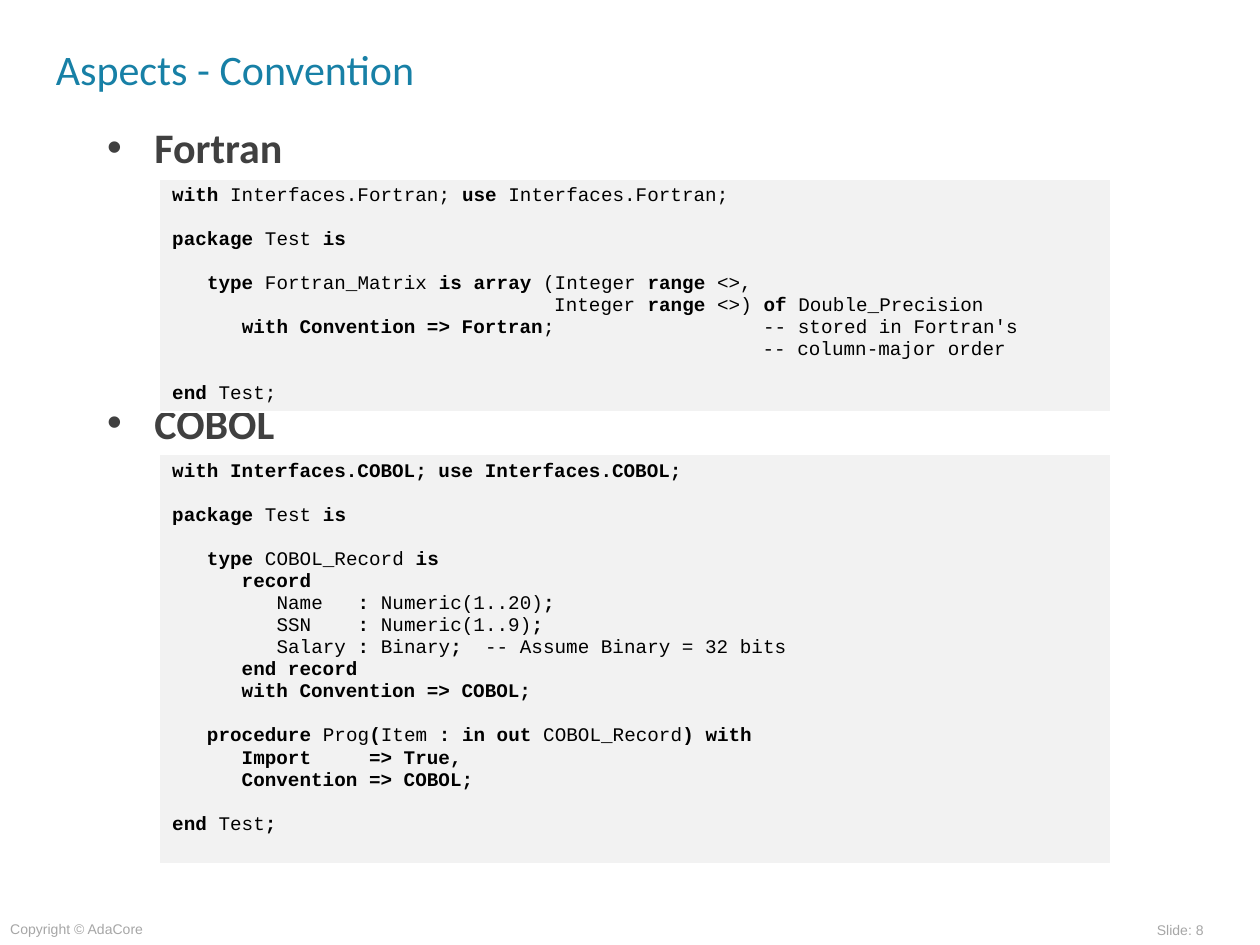
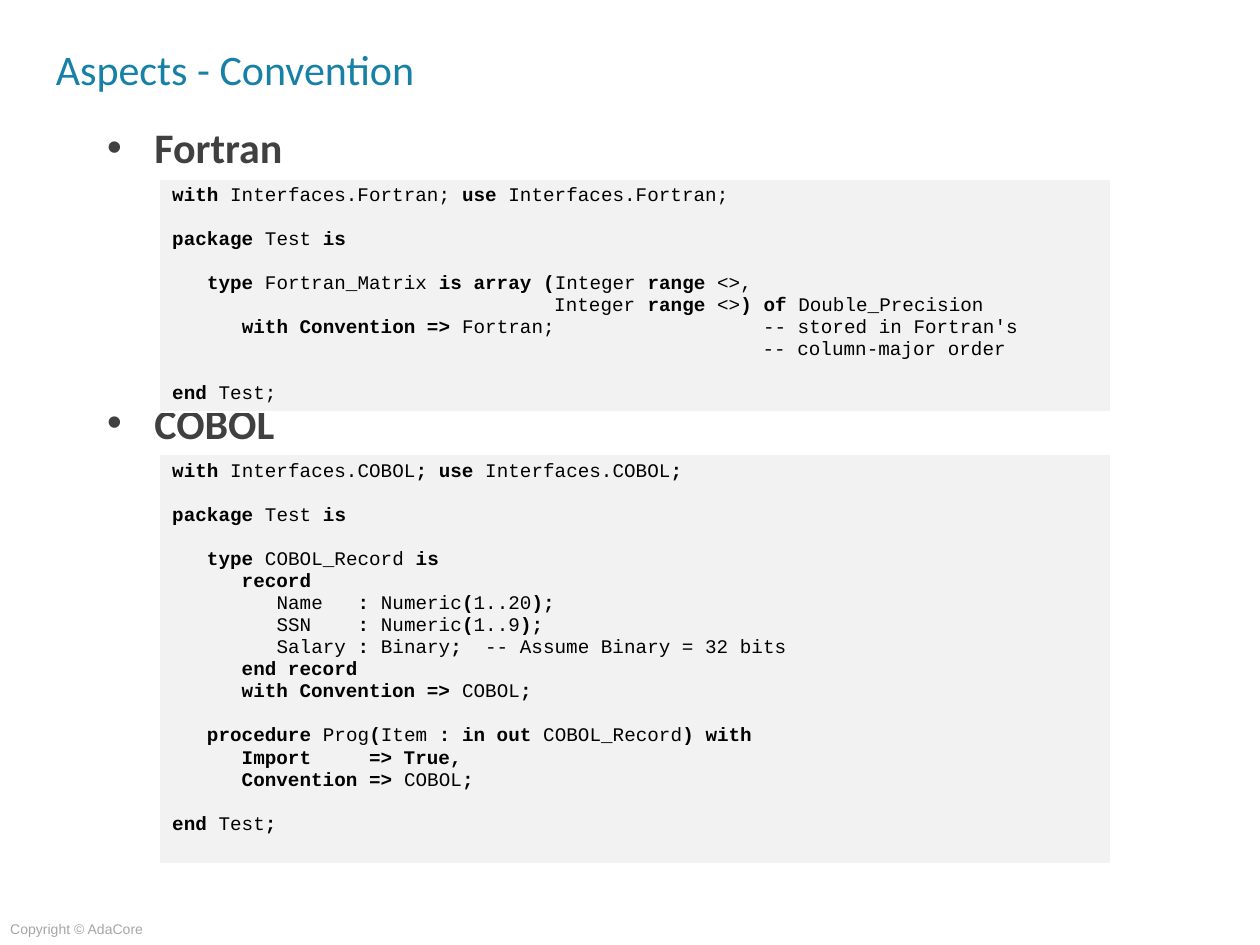
Before and after one commit to AdaCoreU/Courses, a slide deck: slide 9 of lectures/04_Mixed_Language_Programming_In_Ada/01_Mixed_Language_Programming_In_Ada/Slides/01_Mixed_Language_Programming_In_Ada.pptx (slide 8 before the commit). Drawn at 1260x945 pixels with LibreOffice and Linux fonts; fonts in the diff are those of the drawing; background and template pictures are left out. Boxes give left, top, right and bottom in pixels: in the first picture for what was removed or moved away, otherwise in the second. Text is boxed around its words. In the diff, an @@ line names an element or a change of style, - is before the commit and + after.

```diff
--- a/lectures/04_Mixed_Language_Programming_In_Ada/01_Mixed_Language_Programming_In_Ada/Slides/01_Mixed_Language_Programming_In_Ada.pptx
+++ b/lectures/04_Mixed_Language_Programming_In_Ada/01_Mixed_Language_Programming_In_Ada/Slides/01_Mixed_Language_Programming_In_Ada.pptx
@@ table at bbox=[160, 179, 1111, 407] @@
@@ bold on in "(Integer", "<>)" @@
@@ bold off in "Fortran;" @@
@@ table at bbox=[160, 455, 1111, 864] @@
@@ bold off in "Interfaces.COBOL; Interfaces.COBOL;", "COBOL;", "COBOL;" @@
@@ bold on in "Numeric(1..20);", "Numeric(1..9);" @@
@@ page number removed at bbox=[1157, 925, 1204, 935] @@
-Slide: 8
```
Also in this commit, not shown: 29 other slides changed, 3 slides added, 2 slides removed, 1 other file.
